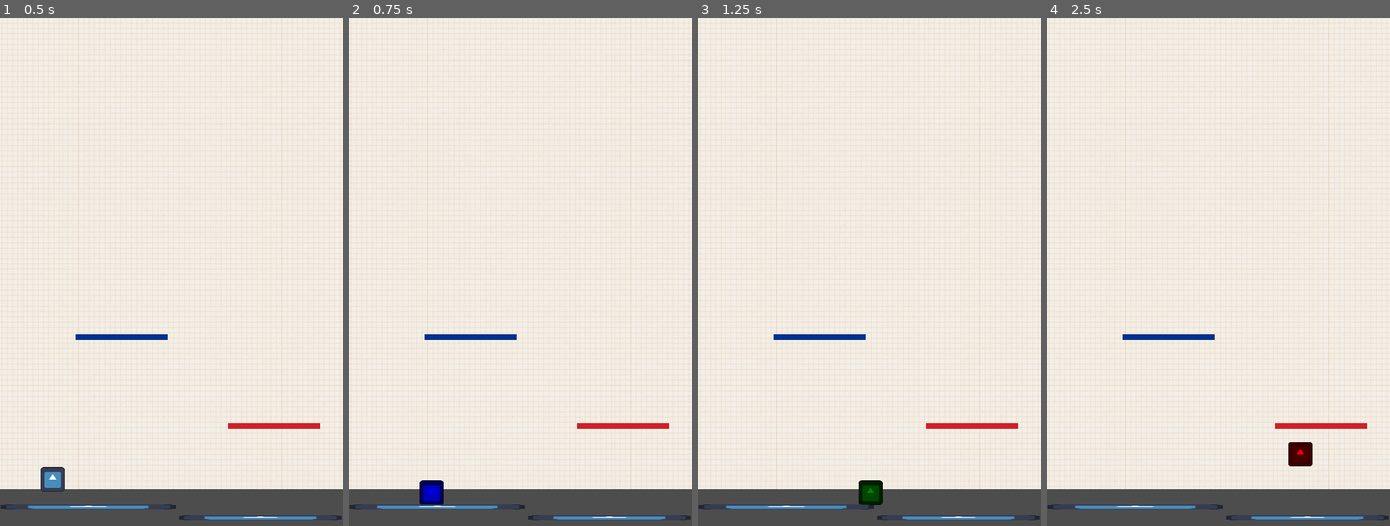
Above: before the commit, frames 1-4 (left to right).
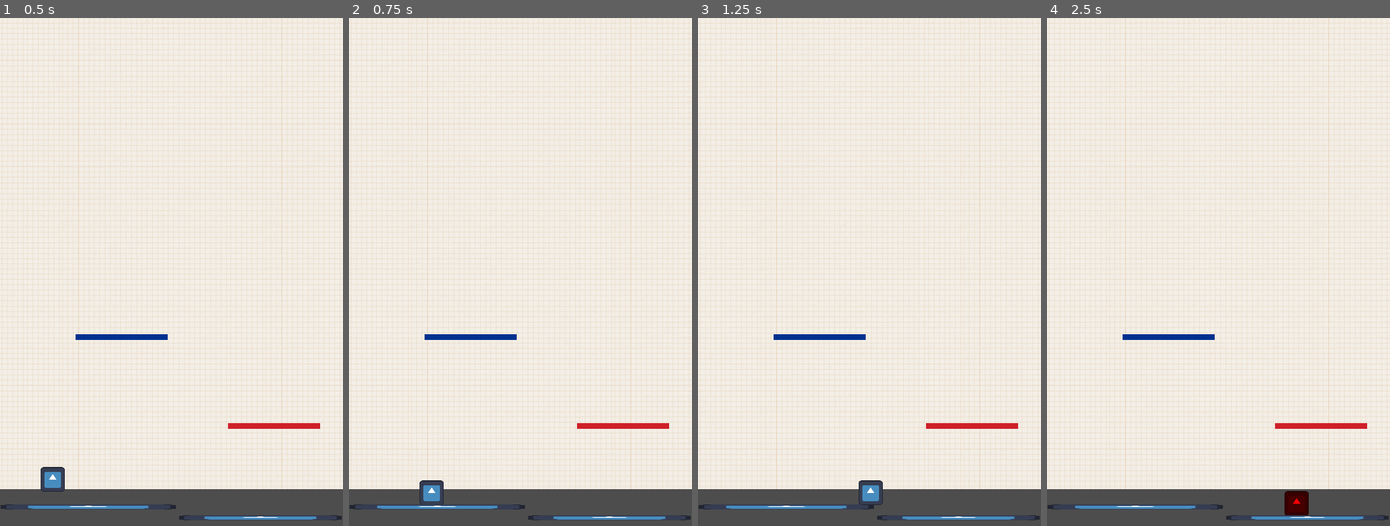
Above: after the commit, the same moments.

Repository: Abbby1007/-Melanotaenia3.0storage
Game: Godot game, scene res://Scenes/tutorialScenes/tutorial_one.tscn
Two runs of this game, one before a commit and one after it. Both use one fixed random seed, a clock stepped at 60 frames per second and the inputs below. The engine's default icon, where the game draws it, is replaced by a stand-in: a white triangle on a blue panel in a dark square.
Inputs:
- Up to frame 1 (0.5 s): no input
- Up to frame 2 (0.75 s): tap Enter (ui_accept) at 0.5 s; hold Right (ui_right) from 0.53 s (still down); tap W (blue) at 0.6 s
- Up to frame 3 (1.25 s): keep holding Right (ui_right); tap Enter (ui_accept) at 0.77 s; tap Q (green) at 0.8 s
- Up to frame 4 (2.5 s): tap Q (green) at 1.35 s; tap Enter (ui_accept) at 1.52 s; tap E (orange) at 1.55, 2.1 s; release Right (ui_right) at 2.03 s; hold Left (ui_left) from 2.03 s (still down); tap S (red) at 2.3 s

Frame 1 is identical in both runs. In frame 2, 0.3% of the frame differs, in the area x 20-28%, y 91-96%; in frame 3, 0.3%; in frame 4, 0.7%, in the area x 69-78%, y 83-98%.

Commit message:
Finish up tutorial levels

Diff:
--- a/Scenes/tutorialScenes/tutorial_one.tscn
+++ b/Scenes/tutorialScenes/tutorial_one.tscn
@@ -7,12 +7,29 @@
 [ext_resource type="PackedScene" uid="uid://btgn1rfp60thy" path="res://Scenes/basic_platofrm.tscn" id="5_cisvd"]
 [ext_resource type="PackedScene" uid="uid://6rp6ysc4c4s8" path="res://Scenes/blue_platform.tscn" id="6_kahu1"]
 
+[sub_resource type="GDScript" id="GDScript_38fh2"]
+script/source = "extends Node2D
+
+@onready var player_3_0 = $Player3_0
+
+# Called when the node enters the scene tree for the first time.
+func _ready():
+	pass # Replace with function body.
+
+
+# Called every frame. 'delta' is the elapsed time since the previous frame.
+func _process(delta):
+	if Input.is_action_just_pressed(\"red\"):
+		player_3_0.modulate = Color(1, 0, 0, 1)
+"
+
 [sub_resource type="WorldBoundaryShape2D" id="WorldBoundaryShape2D_tfx0d"]
 distance = -271.0
 
 [sub_resource type="WorldBoundaryShape2D" id="WorldBoundaryShape2D_l3s4w"]
 
 [node name="Tutorial One" type="Node2D"]
+script = SubResource("GDScript_38fh2")
 
 [node name="Player3_0" parent="." instance=ExtResource("3_ntktu")]
 position = Vector2(-187, 210)
--- /dev/null
+++ b/Scenes/tutorialScenes/tutorial_three.gd
@@ -0,0 +1,16 @@
+extends Node2D
+
+@onready var player_3_0 = $Player3_0
+
+# Called when the node enters the scene tree for the first time.
+func _ready():
+	pass # Replace with function body.
+
+
+# Called every frame. 'delta' is the elapsed time since the previous frame.
+func _process(delta):
+	if Input.is_action_just_pressed("red"):
+		player_3_0.modulate = Color(1, 0, 0, 1)
+
+	if Input.is_action_just_pressed("blue"):
+		player_3_0.modulate = Color(0, 0, 1, 1)
--- a/Scenes/tutorialScenes/tutorial_three.tscn
+++ b/Scenes/tutorialScenes/tutorial_three.tscn
@@ -1,5 +1,6 @@
-[gd_scene load_steps=9 format=3 uid="uid://dm4vntfoev4at"]
+[gd_scene load_steps=10 format=3 uid="uid://dm4vntfoev4at"]
 
+[ext_resource type="Script" path="res://Scenes/tutorialScenes/tutorial_three.gd" id="1_md0j0"]
 [ext_resource type="Texture2D" uid="uid://c262qkivrwwki" path="res://assets/bck.png" id="1_ys6cl"]
 [ext_resource type="PackedScene" uid="uid://bqwkwp0u45j6n" path="res://Scenes/player_3_0.tscn" id="2_38jqr"]
 [ext_resource type="PackedScene" uid="uid://cnoh6jojxgi6r" path="res://Scenes/red_platform.tscn" id="3_1yhdx"]
@@ -13,9 +14,26 @@
 [sub_resource type="WorldBoundaryShape2D" id="WorldBoundaryShape2D_3f4h7"]
 
 [node name="tutorialThree" type="Node2D"]
+script = ExtResource("1_md0j0")
 
 [node name="Player3_0" parent="." instance=ExtResource("2_38jqr")]
 position = Vector2(-187, 210)
+
+[node name="S key for Red" type="Label" parent="Player3_0"]
+modulate = Color(1, 0, 0, 1)
+offset_left = -43.0
+offset_top = -39.0
+offset_right = -3.0
+offset_bottom = -16.0
+text = "S"
+
+[node name="W key for Blue" type="Label" parent="Player3_0"]
+modulate = Color(0, 0, 1, 1)
+offset_left = 25.0
+offset_top = -39.0
+offset_right = 65.0
+offset_bottom = -16.0
+text = "W"
 
 [node name="Red_Platform" parent="." instance=ExtResource("3_1yhdx")]
 position = Vector2(140, 230)
--- a/Scenes/tutorialScenes/tutorial_two.tscn
+++ b/Scenes/tutorialScenes/tutorial_two.tscn
@@ -1,5 +1,6 @@
-[gd_scene load_steps=9 format=3 uid="uid://81o6evj7k3u"]
+[gd_scene load_steps=10 format=3 uid="uid://81o6evj7k3u"]
 
+[ext_resource type="Script" path="res://Scripts/tutorial_two.gd" id="1_jhngb"]
 [ext_resource type="Texture2D" uid="uid://c262qkivrwwki" path="res://assets/bck.png" id="1_ua3sc"]
 [ext_resource type="PackedScene" uid="uid://bqwkwp0u45j6n" path="res://Scenes/player_3_0.tscn" id="2_plleh"]
 [ext_resource type="PackedScene" uid="uid://bmnsllljcg1j1" path="res://Scenes/tutorialScenes/tutorial_blue_platform.tscn" id="4_0qqju"]
@@ -13,6 +14,7 @@
 [sub_resource type="WorldBoundaryShape2D" id="WorldBoundaryShape2D_jjbsv"]
 
 [node name="tutorialTwo" type="Node2D"]
+script = ExtResource("1_jhngb")
 
 [node name="ParallaxBackground" type="ParallaxBackground" parent="."]
 
@@ -29,10 +31,8 @@
 stretch_mode = 1
 metadata/_edit_use_anchors_ = true
 
-[node name="Player3_0" parent="." instance=ExtResource("2_plleh")]
-position = Vector2(-187, 210)
-
 [node name="tutorialBluePlatform" parent="." instance=ExtResource("4_0qqju")]
+visible = false
 position = Vector2(-100, 90)
 
 [node name="Camera2D" type="Camera2D" parent="."]
@@ -63,3 +63,17 @@
 rotation = -1.5708
 scale = Vector2(4.6, 1)
 shape = SubResource("WorldBoundaryShape2D_jjbsv")
+
+[node name="Player3_0" parent="." instance=ExtResource("2_plleh")]
+position = Vector2(-187, 210)
+
+[node name="S key for Red" type="Label" parent="Player3_0"]
+modulate = Color(1, 0, 0, 1)
+offset_left = -43.0
+offset_top = -39.0
+offset_right = -3.0
+offset_bottom = -16.0
+text = "S"
+
+[node name="tutorialBluePlatform2" parent="." instance=ExtResource("4_0qqju")]
+position = Vector2(-100, 90)
--- a/Scenes/tutorialScenes/tutorila_basic_platform.tscn
+++ b/Scenes/tutorialScenes/tutorila_basic_platform.tscn
@@ -3,7 +3,7 @@
 [ext_resource type="Texture2D" uid="uid://u85c7pinc2t" path="res://icon.svg" id="1_760ic"]
 
 [sub_resource type="RectangleShape2D" id="RectangleShape2D_ebfld"]
-size = Vector2(127.333, 120)
+size = Vector2(143.667, 120)
 
 [sub_resource type="RectangleShape2D" id="RectangleShape2D_a1yft"]
 size = Vector2(128, 135)
@@ -17,7 +17,7 @@
 [node name="StaticBody2D" type="StaticBody2D" parent="."]
 
 [node name="CollisionShape2D" type="CollisionShape2D" parent="StaticBody2D"]
-position = Vector2(1.27157e-06, 0)
+position = Vector2(-8.16675, 0)
 shape = SubResource("RectangleShape2D_ebfld")
 
 [node name="Area2D" type="Area2D" parent="."]
--- a/Scripts/player_3_0.gd
+++ b/Scripts/player_3_0.gd
@@ -28,19 +28,19 @@
 	if right_key:
 		set_linear_velocity(Vector2(+speed, get_linear_velocity().y))
 
-	#Change to red
-	if Input.is_action_just_pressed("red"):
-		player_3_0.modulate = Color(1, 0, 0, 1)
-	#Change to blue
-	if Input.is_action_just_pressed("blue"):
-		player_3_0.modulate = Color(0, 0, 1, 1)
-
-		#Change to green
-	if Input.is_action_just_pressed("green"):
-		player_3_0.modulate = Color(0, 0.502, 0, 1)
-	#Change to orange
-	if Input.is_action_just_pressed("orange"):
-		player_3_0.modulate = Color(1, 0.4, 0, 1)
+	##Change to red
+	#if Input.is_action_just_pressed("red"):
+		#player_3_0.modulate = Color(1, 0, 0, 1)
+	##Change to blue
+	#if Input.is_action_just_pressed("blue"):
+		#player_3_0.modulate = Color(0, 0, 1, 1)
+		#
+		##Change to green
+	#if Input.is_action_just_pressed("green"):
+		#player_3_0.modulate = Color(0, 0.502, 0, 1)
+	##Change to orange
+	#if Input.is_action_just_pressed("orange"):
+		#player_3_0.modulate = Color(1, 0.4, 0, 1)
 
 func _on_area_2d_area_entered(area):
 	if area.is_in_group("platform2_0"):
--- /dev/null
+++ b/Scripts/tutorial_two.gd
@@ -0,0 +1,13 @@
+extends Node2D
+
+@onready var player_3_0 = $Player3_0
+
+# Called when the node enters the scene tree for the first time.
+func _ready():
+	pass # Replace with function body.
+
+
+# Called every frame. 'delta' is the elapsed time since the previous frame.
+func _process(delta):
+	if Input.is_action_just_pressed("red"):
+		player_3_0.modulate = Color(1, 0, 0, 1)
Not shown: 1 places in Scenes/tutorialScenes/tutorial_one.tscn that only renumber resources
